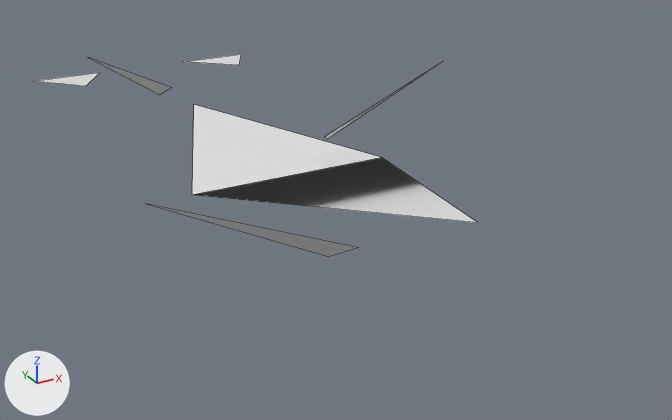
One commit to the OBJ model GameData/Meshes/Designs/voidborn/voidborn_support_mk2_32.obj: the scene before it, then after it.
Before and after are seen from a 50 mm lens placed at (-3.01, -6.21, 2.72), pointed at (0.19, -0.38, -0.2). Arrows for +X, +Y and +Z are at lower left; the lights stay in place. The picture after the commit comes second. Mesh edges are drawn as thin lines. Where no turn or scale is listed for an object, it has been applied to the vertices. Vertices at exactly the same position are counted once.

The scene before the commit, as lines of its bpy script (objects in view):
```python
me_voidborn_support_mk2_32 = bpy.data.meshes.new('voidborn_support_mk2_32')
me_voidborn_support_mk2_32.from_pydata(...)  # 19 vertices, 7 faces; spans x -1.76..1.41, y -2.39..3.76, z 0.0..0.85
ob_voidborn_support_mk2_32 = bpy.data.objects.new('voidborn_support_mk2_32', me_voidborn_support_mk2_32)
ob_voidborn_support_mk2_32.location = (0.0, 0.0, 0.0)
```
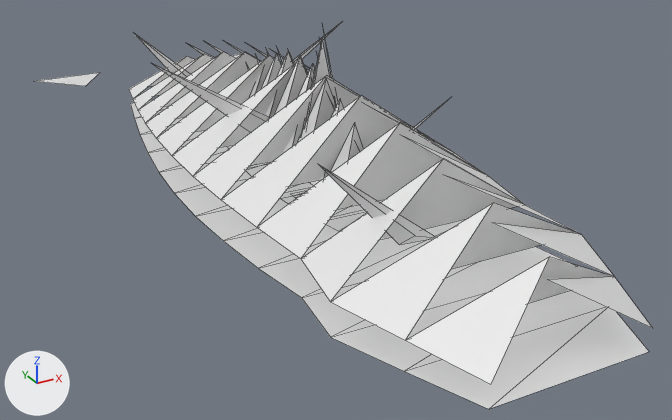
Changed parts and their boxes [x1, y1, x2, y2] in the pictures (672 x 420 px):
'voidborn_support_mk2_32', reshaped (39% wider, 89% taller): before [37, 54, 478, 257]; after [37, 24, 652, 409]
part 1 of me_voidborn_support_mk2_32, rebuilt (83% wider, 190% taller): before [192, 105, 478, 223]; after [129, 40, 652, 384]
part 2 of me_voidborn_support_mk2_32, deleted: before [149, 204, 357, 257]
part 3 of me_voidborn_support_mk2_32, deleted: before [88, 57, 171, 95]
part 4 of me_voidborn_support_mk2_32, deleted: before [325, 64, 439, 140]
part 5 of me_voidborn_support_mk2_32, added: after [130, 24, 649, 409]

The change in detail:
me_voidborn_support_mk2_32 is used by ob_voidborn_support_mk2_32; location (0.0, 0.0, 0.0).
me_voidborn_support_mk2_32 had 19 vertices, 7 faces and spanned x -1.76..1.41, y -2.39..3.76, z 0.0..0.85.
me_voidborn_support_mk2_32 now has 200 vertices, 152 faces and spans x -1.2..1.2, y -3.25..3.76, z 0.0..1.32.
me_voidborn_support_mk2_32 part 1: the loose piece of 4 vertices spanning x -0.84..0.84, y -2.39..2.15, z 0.0..0.54 is rebuilt with 50 vertices and now spans x -0.96..0.96, y -3.25..2.49, z 0.15..0.96.
me_voidborn_support_mk2_32 part 2: the loose piece of 3 vertices spanning x -1.76..-0.44, y -1.94..-1.67, z 0.14..0.85 is deleted.
me_voidborn_support_mk2_32 part 3: the loose piece of 3 vertices spanning x -1.05..-0.26, y 1.89..2.16, z 0.14..0.66 is deleted.
me_voidborn_support_mk2_32 part 4: the loose piece of 3 vertices spanning x 0.35..1.41, y -0.02..0.25, z 0.14..0.75 is deleted.
Part 5, on me_voidborn_support_mk2_32:
130 vertices are added at x -1.14..0.96, y -3.25..2.49, z 0.0..1.32.
14 new vertices lie (0.36, 0.0, 0.0) away from vertices in x -0.18, y -1.11..0.92, z 0.0..0.39.
114 new faces join them.
